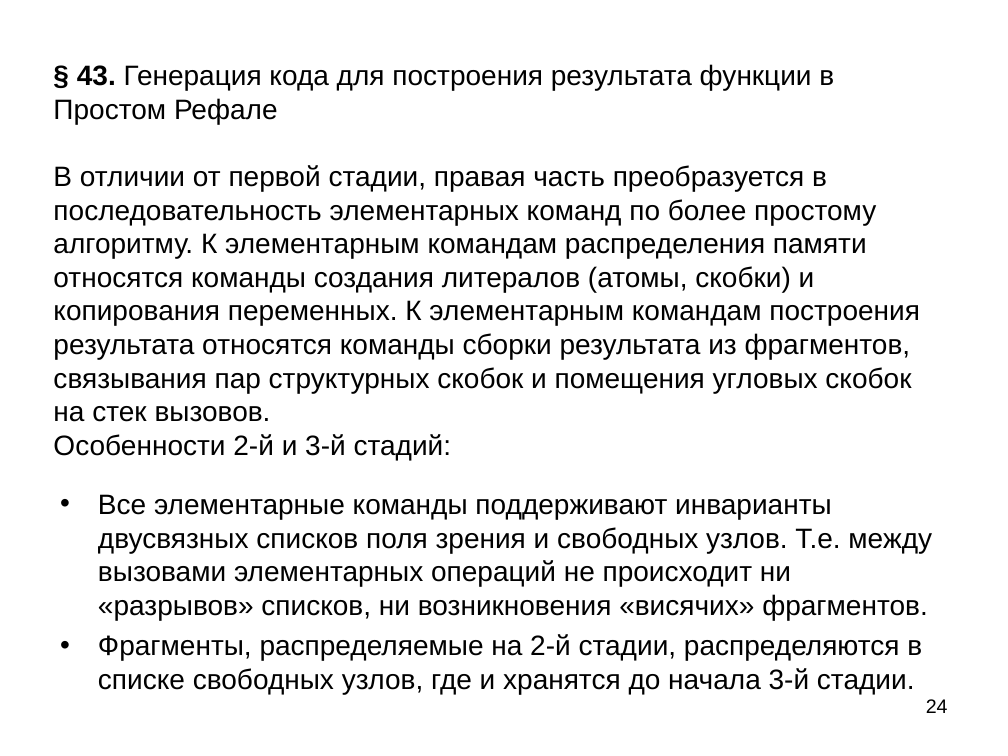
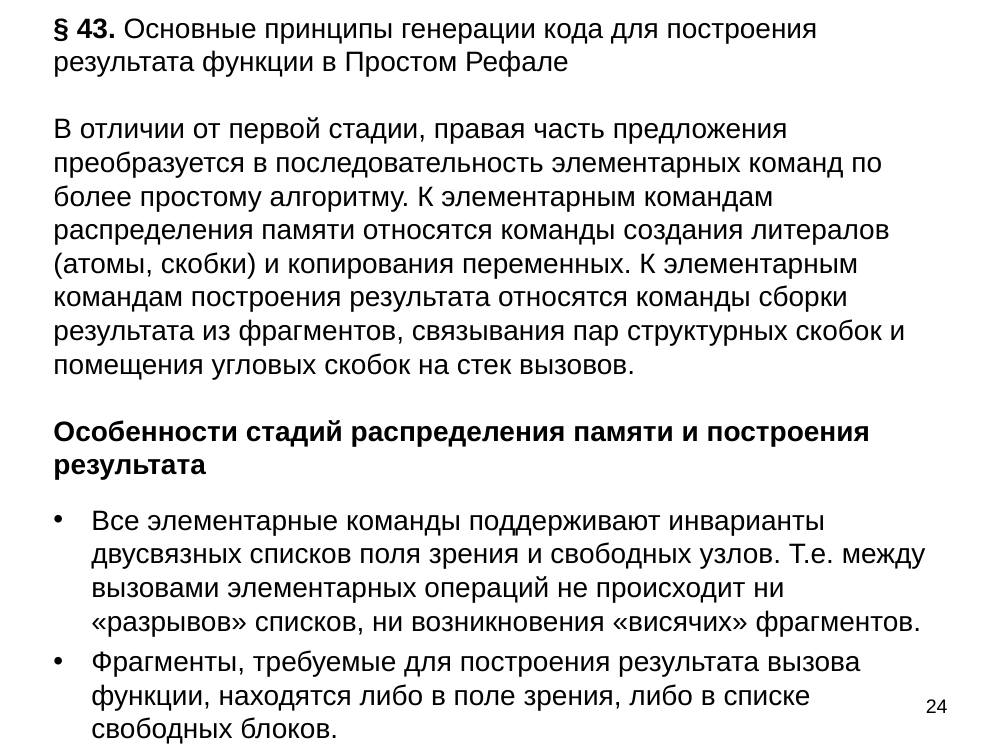
Before and after one commit to bmstu-iu9/refal-5-lambda, a slide deck: slide 24 of doc/Компилятор Простого Рефала.ppt. Drawn at 1008x756 pixels with LibreOffice and Linux fonts; fonts in the diff are those of the drawing. Boxes give left, top, right and bottom in pixels: in the first picture for what was removed or moved away, otherwise in the second. Text is boxed around its words. In the diff, an @@ line names an element or a change of style, - is before the commit and + after.

```diff
--- a/doc/Компилятор Простого Рефала.ppt
+++ b/doc/Компилятор Простого Рефала.ppt
@@ text at bbox=[53, 18, 906, 480]: text changed @@
-§ 43. Генерация кода для построения результата функции в Простом Рефале
-В отличии от первой стадии, правая часть преобразуется в последовательность элементарных команд по более простому алгоритму. К элементарным командам распределения памяти относятся команды создания литералов (атомы, скобки) и копирования переменных. К элементарным командам построения результата относятся команды сборки результата из фрагментов, связывания пар структурных скобок и помещения угловых скобок на стек вызовов.
-Особенности 2-й и 3-й стадий:
+§ 43. Основные принципы генерации кода для построения результата функции в Простом Рефале
+В отличии от первой стадии, правая часть предложения преобразуется в последовательность элементарных команд по более простому алгоритму. К элементарным командам распределения памяти относятся команды создания литералов (атомы, скобки) и копирования переменных. К элементарным командам построения результата относятся команды сборки результата из фрагментов, связывания пар структурных скобок и помещения угловых скобок на стек вызовов.
+Особенности стадий распределения памяти и построения результата
@@ text "Все элементарные команды поддерживают инварианты ...": place and size @@
-text "Все элементарные команды поддерживают инварианты ..." at bbox=[98, 494, 932, 694]
+text "Все элементарные команды поддерживают инварианты ..." at bbox=[91, 510, 926, 743]
@@ text at bbox=[91, 650, 860, 743]: text changed @@
-• Фрагменты, распределяемые на 2-й стадии, распределяются в списке свободных узлов, где и хранятся до начала 3-й стадии.
+• Фрагменты, требуемые для построения результата вызова функции, находятся либо в поле зрения, либо в списке свободных блоков.
```
Also in this commit, not shown: 13 other slides changed, 3 slides added, 1 other file.
